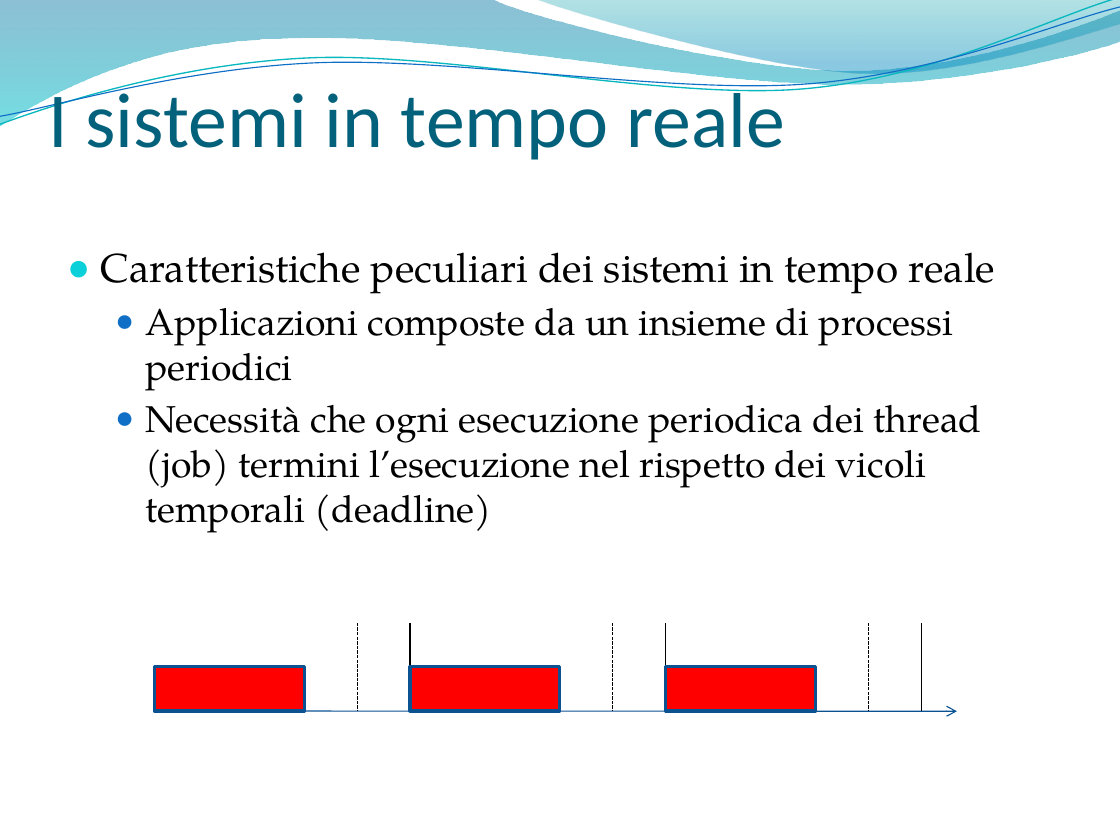
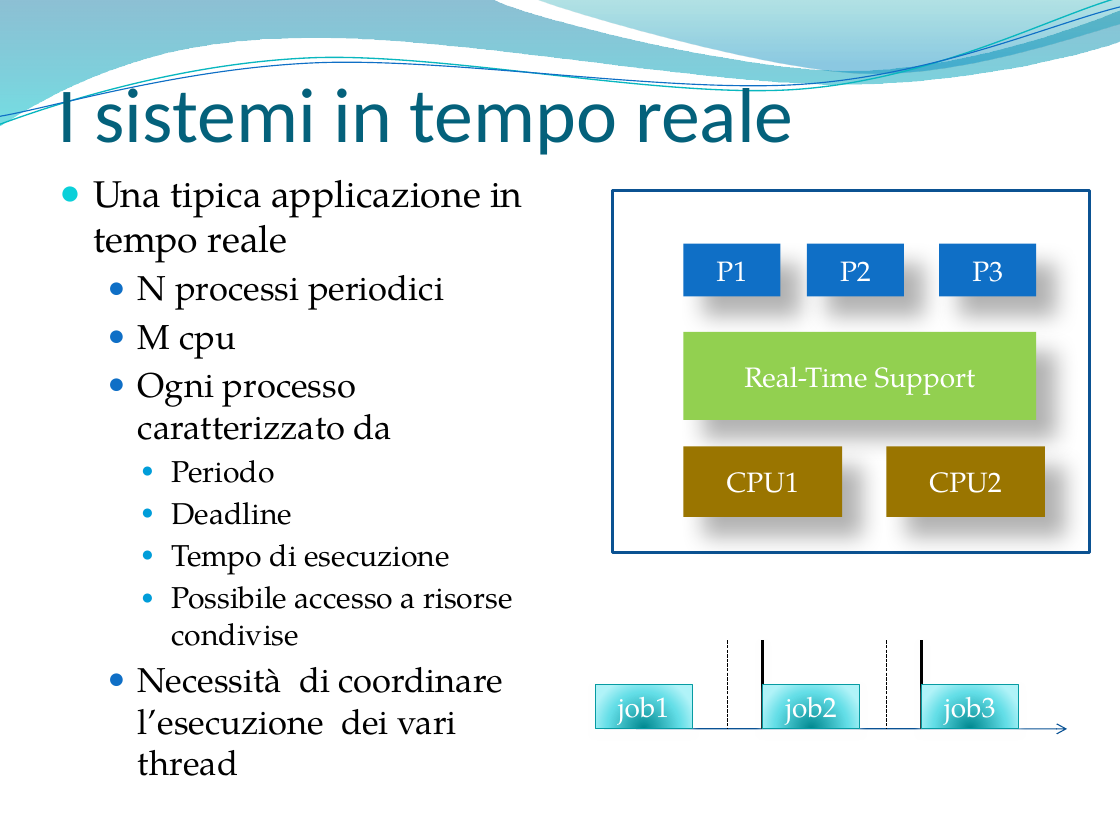
Before and after one commit to marconanni/provejavarealtime, a slide deck: slide 3 of SolarisNetBeansProjects/parti tesi/bozza presentazione.pptx. Drawn at 1120x840 pixels with LibreOffice and Linux fonts; fonts in the diff are those of the drawing; background and template pictures are left out. Boxes give left, top, right and bottom in pixels: in the first picture for what was removed or moved away, otherwise in the second. Text is boxed around its words. In the diff, an @@ line names an element or a change of style, - is before the commit and + after.

```diff
--- a/SolarisNetBeansProjects/parti tesi/bozza presentazione.pptx
+++ b/SolarisNetBeansProjects/parti tesi/bozza presentazione.pptx
@@ title "I sistemi in tempo reale": place and size @@
-title "I sistemi in tempo reale" at [48, 82, 785, 160]
+title "I sistemi in tempo reale" at [57, 77, 794, 155]
@@ text at [93, 180, 522, 776]: text changed; size 24 to 22.2 pt @@
-● Caratteristiche peculiari dei sistemi in tempo reale
-  ● Applicazioni composte da un insieme di processi periodici
-  ● Necessità che ogni esecuzione periodica dei thread (job) termini l’esecuzione nel rispetto dei vicoli temporali (deadline)
+● Una tipica applicazione in tempo reale
+  ● N processi periodici
+  ● M cpu
+  ● Ogni processo caratterizzato da
+    ● Periodo
+    ● Deadline
+    ● Tempo di esecuzione
+    ● Possibile accesso a risorse condivise
+  ● Necessità di coordinare l’esecuzione dei vari thread
@@ rectangle added at [613, 190, 1089, 552], outline #0B5292 2 pt @@
@@ rectangle added at [683, 244, 781, 297], fill #0F6FC6, 18 pt, text #FFFFFF @@
+P1
@@ rectangle added at [806, 244, 904, 297], fill #0F6FC6, 18 pt, text #FFFFFF @@
+P2
@@ rectangle added at [940, 244, 1037, 297], fill #0F6FC6, 18 pt, text #FFFFFF @@
+P3
@@ rectangle added at [683, 332, 1036, 420], fill #92D050, 18 pt, text #FFFFFF @@
+Real-Time Support
@@ rectangle added at [683, 447, 842, 517], fill #9A7500, 18 pt, text #FFFFFF @@
+CPU1
@@ rectangle added at [886, 447, 1045, 517], fill #9A7500, 18 pt, text #FFFFFF @@
+CPU2
@@ line removed from (357, 623) to (357, 711) @@
@@ line removed from (410, 623) to (410, 711) @@
@@ line moved from (613, 623) - (613, 711) to (728, 641) - (728, 729) @@
@@ line moved from (665, 623) - (665, 711) to (763, 641) - (763, 729) @@
@@ line (763, 641) - (763, 729): stroke #000000 0.75 pt to #000000 2 pt @@
@@ line moved from (869, 623) - (869, 711) to (886, 641) - (886, 729) @@
@@ line moved from (922, 623) - (922, 711) to (922, 641) - (922, 729) @@
@@ line (922, 641) - (922, 729): stroke #000000 0.75 pt to #000000 2 pt @@
@@ rectangle removed at [155, 666, 305, 710] @@
@@ rectangle removed at [410, 666, 560, 710] @@
@@ rectangle added at [595, 684, 692, 728], fill gradient #008A91 to #64DFE7 to #B1F3F9, outline #069CA3 0.75 pt, 18 pt, text #FFFFFF @@
+job1
@@ rectangle removed at [665, 666, 815, 710] @@
@@ rectangle added at [763, 684, 860, 728], fill gradient #008A91 to #64DFE7 to #B1F3F9, outline #069CA3 0.75 pt, 18 pt, text #FFFFFF @@
+job2
@@ rectangle added at [922, 684, 1019, 728], fill gradient #008A91 to #64DFE7 to #B1F3F9, outline #069CA3 0.75 pt, 18 pt, text #FFFFFF @@
+job3
@@ arrow removed from (155, 711) to (956, 711) @@
@@ arrow added from (604, 729) to (1067, 729), #095295 0.75 pt @@
```
Also in this commit, not shown: 9 other slides changed, 16 slides added, 13 slides removed.
